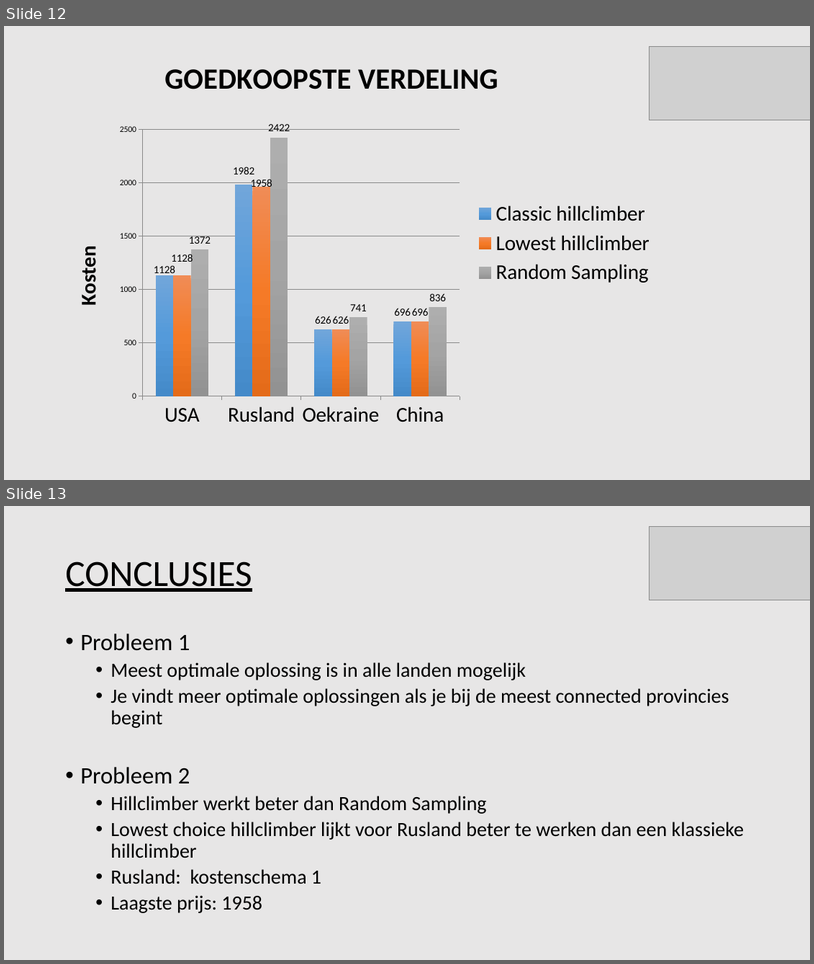
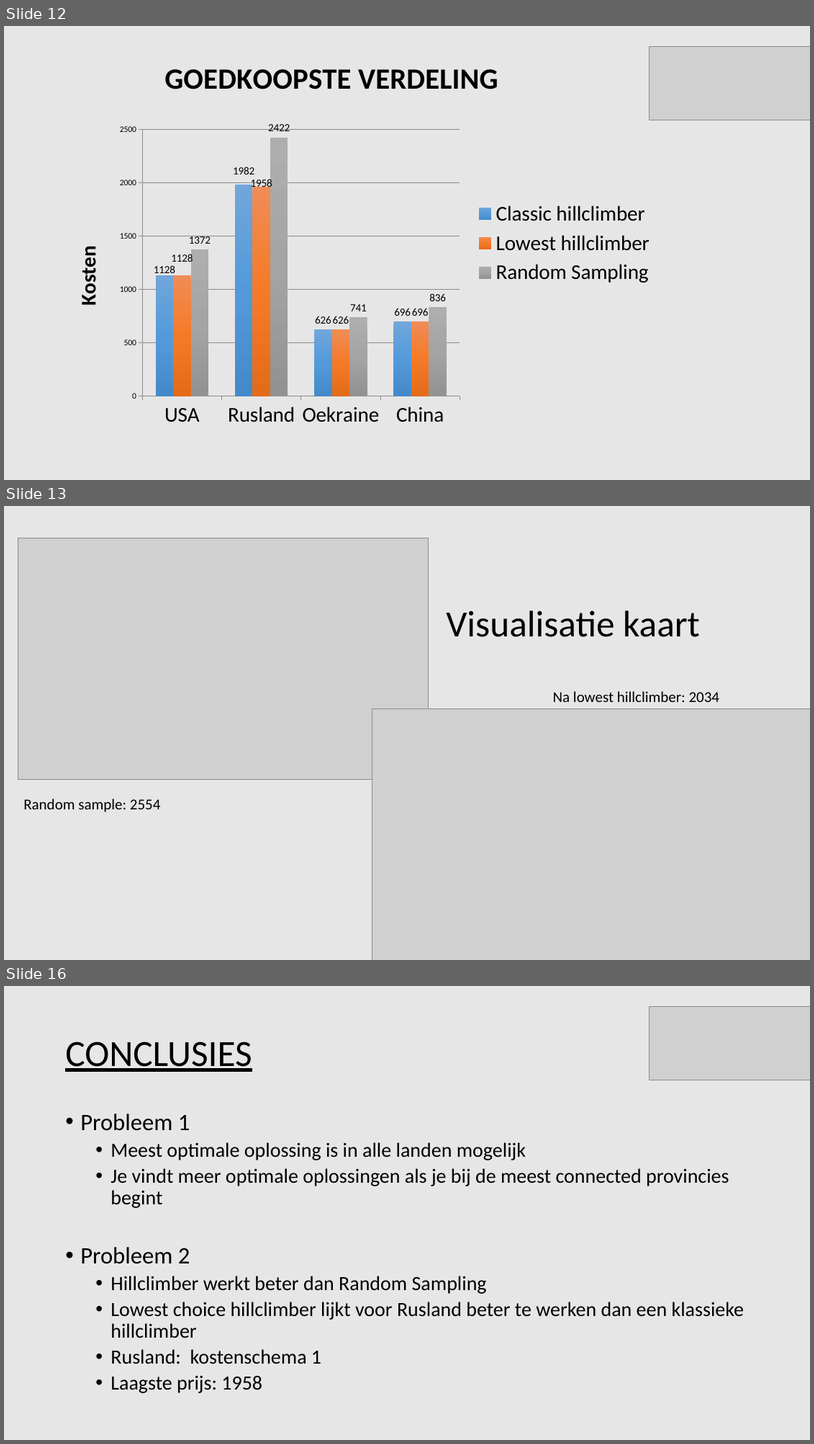
Before and after one commit to Tomttaw/Radio-Russia, a slide deck: eindpresentatie.pptx. Shown one above the other, each under a label of ours: slides 12 and 13 before the commit, slides 12, 13 and 16 after it; the slides between them are not shown. The pictures are 814x964 and 814x1444 pixels, drawn with LibreOffice and Linux fonts; fonts in the diff are those of the drawing; grey boxes stand for pictures. Boxes give left, top, right and bottom in pixels: in the first picture for what was removed or moved away, otherwise in the second. Text is boxed around its words. In the diff, an @@ line names an element or a change of style, - is before the commit and + after.

```diff
--- a/eindpresentatie.pptx
+++ b/eindpresentatie.pptx
@@ slide 13 added at <box>4,506,810,960</box>, background #E7E6E6 @@
@@ picture added at <box>18,538,429,779</box> @@
@@ title added at <box>446,610,700,637</box>, 44 pt, text #000000 @@
+Visualisatie kaart
@@ text added at <box>553,691,720,702</box>, 18 pt, text #000000 @@
+Na lowest hillclimber: 2034
@@ picture added at <box>373,708,810,960</box> @@
@@ text added at <box>23,798,161,812</box>, 18 pt, text #000000 @@
+Random sample: 2554
@@ what was slide 13 is now slide 16 @@
```
Also in this commit, not shown: 2 slides changed, 2 other slides added, 1 slide removed, 7 other files.
